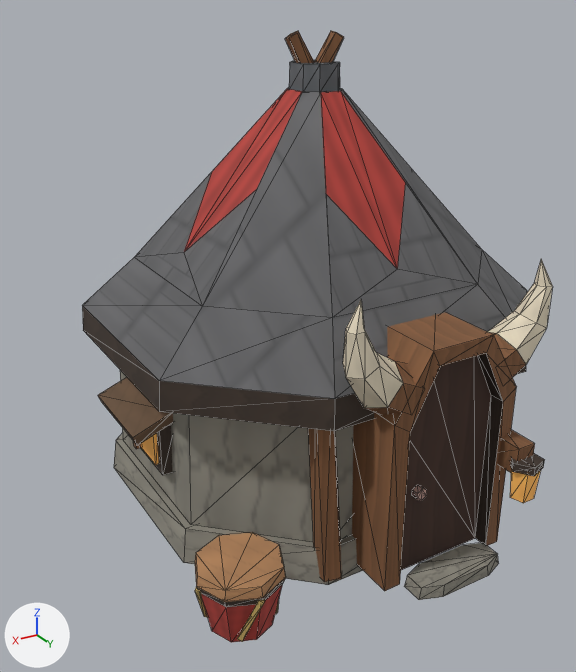
Renders of the glTF model Assets/GodSim/Art/Models/Buildings/Orc/HousesAncient/bld_orc_house_ancient_iron_v0.glb from each side of a commit.
Camera for both pictures: a 50 mm camera at (0.763, 1.189, 0.907) aimed at (0.051, 0.003, 0.314). The axes (+X, +Y, +Z) are drawn at lower left. The lights are the same throughout. The first picture is the older version. Mesh edges are drawn as thin lines. Vertices at exactly the same position are counted once.

Before the edit, the objects in view are built like this:
```python
me_lod0 = bpy.data.meshes.new('LOD0')
me_lod0.from_pydata(...)  # 379 vertices, 566 faces; spans x -0.464..0.396, y -0.492..0.46, z 0.0..0.847
me_lod0.materials.append(mat_godsim_buildings)
ob_lod0 = bpy.data.objects.new('LOD0', me_lod0)
ob_lod0.location = (0.0, 0.0, 0.0)
```
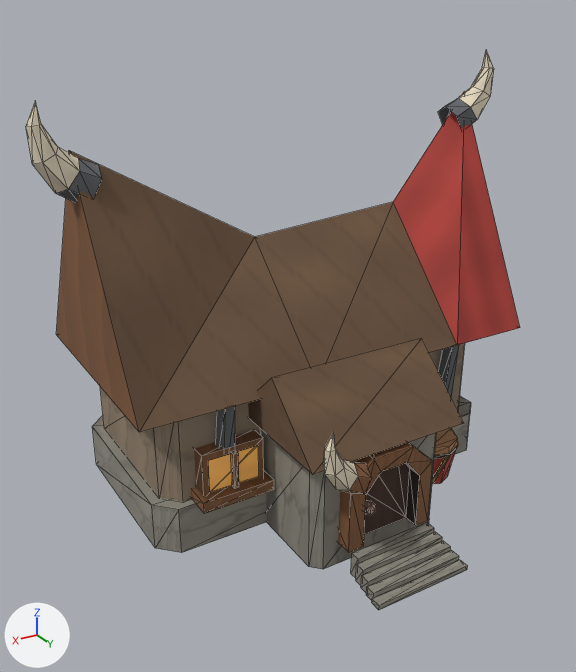
Changed parts and their boxes (x1, y1, x2, y2) in the pictures (576 x 672 px; the box of a moved part takes in the faces that stretch with it):
'LOD0', reshaped (8% shorter)
    before: (82, 31, 553, 642)
    after: (26, 50, 520, 610)
part 1 of me_lod0, moved or reshaped
    before: (488, 259, 553, 381)
    after: (438, 50, 494, 128)
part 2 of me_lod0, moved or reshaped
    before: (195, 532, 286, 642)
    after: (432, 428, 458, 484)
part 3 of me_lod0, moved or reshaped
    before: (237, 599, 265, 642)
    after: (432, 455, 450, 483)
part 4 of me_lod0, moved or reshaped (not visible afterwards)
    before: (195, 587, 208, 618)
part 5 of me_lod0, moved or reshaped
    before: (497, 430, 535, 473)
    after: (372, 560, 468, 610)
part 6 of me_lod0, moved or reshaped
    before: (412, 485, 427, 501)
    after: (365, 501, 376, 515)
part 7 of me_lod0, moved or reshaped
    before: (343, 300, 420, 414)
    after: (323, 433, 372, 494)
part 8 of me_lod0, added (brown)
    after: (191, 471, 274, 514)
part 9 of me_lod0, added (brown)
    after: (194, 431, 264, 496)
part 10 of me_lod0, added
    after: (231, 451, 239, 488)
part 11 of me_lod0, added
    after: (26, 100, 102, 203)
part 12 of me_lod0, rebuilt
    before: (82, 87, 527, 431)
    after: (56, 92, 520, 432)
part 13 of me_lod0, rebuilt
    before: (114, 433, 363, 585)
    after: (92, 396, 471, 553)
part 14 of me_lod0, rebuilt
    before: (120, 370, 354, 542)
    after: (100, 343, 465, 501)
part 15 of me_lod0, deleted
    before: (98, 31, 544, 600)
part 16 of me_lod0, cut back
    before: (308, 312, 516, 591)
    after: (208, 339, 464, 601)
part 17 of me_lod0, added
    after: (438, 345, 459, 397)

Patch to the scene script:
```diff
--- a/Assets/GodSim/Art/Models/Buildings/Orc/HousesAncient/bld_orc_house_ancient_iron_v0.glb.py
+++ b/Assets/GodSim/Art/Models/Buildings/Orc/HousesAncient/bld_orc_house_ancient_iron_v0.glb.py
@@ me_lod0 @@
 # used by ob_lod0; location = (0.0, 0.0, 0.0)
-me_lod0.from_pydata(...)  # 379 vertices, 566 faces; spans x -0.464..0.396, y -0.492..0.46, z 0.0..0.847
+me_lod0.from_pydata(...)  # 329 vertices, 492 faces; spans x -0.484..0.467, y -0.317..0.403, z 0.0..0.803
+# me_lod0 part 1: the loose piece of 25 vertices spanning x -0.224..-0.088, y 0.31..0.388, z 0.313..0.523 is scaled about its middle by 0.815, then moved by (-0.273, -0.435, 0.3)
+# me_lod0 part 2: the loose piece of 32 vertices spanning x 0.247..0.393, y 0.234..0.38, z 0.0..0.115 is scaled about its middle by (0.743, 0.743, 0.809), then moved by (-0.522, -0.167, -0.011)
+# me_lod0 part 3: the loose piece of 8 vertices spanning x 0.314..0.351, y 0.347..0.383, z 0.009..0.093 is scaled about its middle by (0.743, 0.743, 0.808), then moved by (-0.525, -0.182, -0.01)
+# me_lod0 part 4: the loose piece of 8 vertices spanning x 0.36..0.396, y 0.276..0.313, z 0.009..0.093 is scaled about its middle by (0.743, 0.743, 0.808), then moved by (-0.537, -0.164, -0.01)
+# me_lod0 part 5: the loose piece of 8 vertices spanning x -0.16..-0.124, y 0.352..0.431, z 0.184..0.235 is scaled about its middle by (5.37, 0.241, 0.169), then moved by (0.17, 0.002, -0.206)
+# me_lod0 part 6: the loose piece of 12 vertices spanning x 0.018..0.037, y 0.365..0.378, z 0.16..0.182 is moved by (0.037, -0.082, -0.065)
+# me_lod0 part 7: the loose piece of 25 vertices spanning x 0.038..0.174, y 0.31..0.388, z 0.313..0.523 is scaled about its middle by 0.63, then moved by (0.025, -0.042, -0.19)
+# me_lod0 part 8: a new loose piece, a box spanning x 0.163..0.301, y 0.082..0.142, z 0.091..0.111, in mat_godsim_buildings
+# me_lod0 part 9: a new loose piece, a box spanning x 0.172..0.292, y 0.086..0.12, z 0.104..0.19, in mat_godsim_buildings
+# me_lod0 part 10: a new loose piece, a box spanning x 0.2275..0.2365, y 0.1195..0.1305, z 0.1126..0.1814, in mat_godsim_buildings
+# me_lod0 part 11: the loose piece of 25 vertices spanning x 0.038..0.174, y 0.31..0.388, z 0.313..0.523 is copied, and the copy is scaled about its middle by 0.815, then moved by (0.306, -0.435, 0.256); it spans x 0.356..0.467, y -0.117..-0.054, z 0.588..0.759
+# me_lod0 part 12: the loose piece of 44 vertices spanning x -0.421..0.371, y -0.42..0.338, z 0.311..0.75 is rebuilt with 12 vertices and now spans x -0.423..0.402, y -0.317..0.136, z 0.277..0.723
+# me_lod0 part 13: the loose piece of 16 vertices spanning x -0.392..0.342, y -0.394..0.312, z 0.0..0.065 is rebuilt with 16 vertices and now spans x -0.369..0.369, y -0.283..0.109, z 0.0..0.091
+# me_lod0 part 14: the loose piece of 16 vertices spanning x -0.37..0.32, y -0.374..0.292, z 0.065..0.335 is rebuilt with 16 vertices and now spans x -0.349..0.349, y -0.264..0.09, z 0.088..0.286
+# me_lod0 part 15: 12 loose pieces with 135 vertices, spanning x -0.464..0.387, y -0.492..0.46, z 0.0..0.847, are deleted
+# me_lod0 part 16: 34 vertices removed from x -0.149..0.182, y 0.252..0.389, z 0.011..0.428; 92 vertices added at x -0.128..0.28, y 0.049..0.384, z 0.0..0.333
+# me_lod0 part 17: 10 vertices added at x -0.279..-0.239, y 0.073..0.126, z 0.096..0.276
+# other edits to the shape of me_lod0 do not show in these pictures
 me_lod0.materials.append(mat_godsim_buildings)
```
